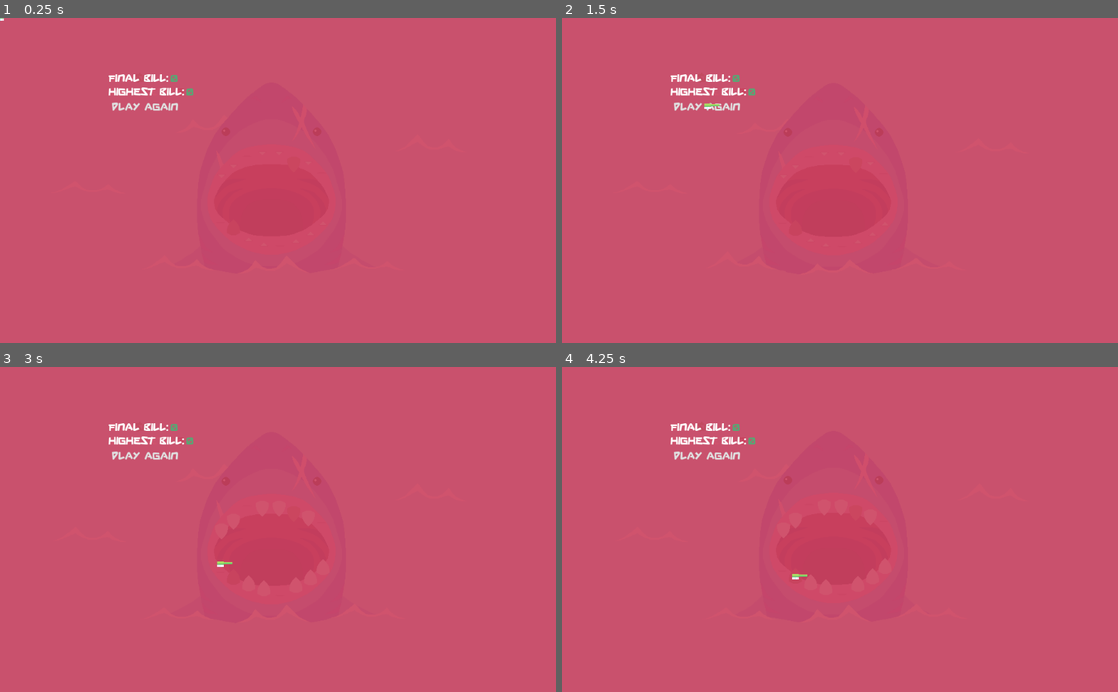
Above: before the commit, frames 1-4 (two rows, left to right).
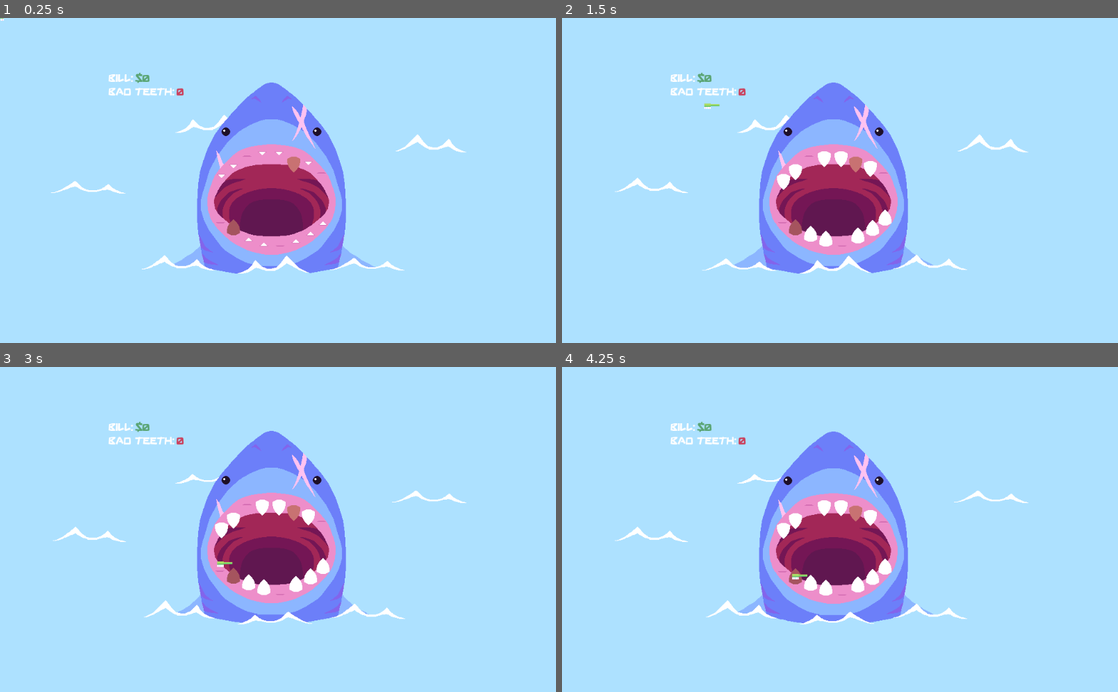
Above: after the commit, the same moments.

Repository: dojeda1/SharkTooth
Game: Godot game, scene res://Scenes/World.tscn
Two runs of this game, one before a commit and one after it. Both use one fixed random seed, a clock stepped at 60 frames per second and the inputs below.
Inputs (mouse positions are in pixels of both pictures, inside the frame that each line leads up to):
- Up to frame 1 (0.25 s): no input
- Up to frame 2 (1.5 s): click (706, 105) at 0.5 s, where only the run before the commit has a clickable "Play Again"; click (706, 105) at 1.25 s, where only the run before the commit has a clickable "Play Again"
- Up to frame 3 (3 s): click (144, 454) at 2 s, where only the run before the commit has a clickable "Play Again"; move the mouse to (222, 565) at 2.77 s; click (222, 565) at 2.85 s
- Up to frame 4 (4.25 s): move the mouse to (795, 575) at 3.52 s; click (795, 575) at 3.6 s

The runs differ from the first frame. In frame 1, 100% of the frame differs, in the area x 0-100%, y 0-100%; in frame 2, 100%; in frame 3, 100%; in frame 4, 100%.

Commit message:
added sparkle.

Diff:
--- a/Scenes/Tooth.tscn
+++ b/Scenes/Tooth.tscn
@@ -11,6 +11,7 @@
 [ext_resource path="res://SFX/Sounds/thud.wav" type="AudioStream" id=9]
 [ext_resource path="res://SFX/Sounds/cash-register-kaching-sound-effect-125042.mp3" type="AudioStream" id=10]
 [ext_resource path="res://SFX/Sounds/cartoon_wink_magic_sparkle-6896.mp3" type="AudioStream" id=11]
+[ext_resource path="res://VFX/Sprites/sparkle-Sheet.png" type="Texture" id=12]
 
 [sub_resource type="CapsuleShape2D" id=1]
 radius = 14.0
@@ -234,6 +235,51 @@
 "values": [ Vector2( -1, 0 ), Vector2( 1, 0 ) ]
 }
 
+[sub_resource type="Animation" id=13]
+resource_name = "idle"
+tracks/0/type = "value"
+tracks/0/path = NodePath("../SparkleSprite:frame")
+tracks/0/interp = 1
+tracks/0/loop_wrap = true
+tracks/0/imported = false
+tracks/0/enabled = true
+tracks/0/keys = {
+"times": PoolRealArray( 0 ),
+"transitions": PoolRealArray( 1 ),
+"update": 1,
+"values": [ 0 ]
+}
+
+[sub_resource type="Animation" id=14]
+resource_name = "sparkle"
+length = 0.4
+tracks/0/type = "value"
+tracks/0/path = NodePath("../SparkleSprite:frame")
+tracks/0/interp = 1
+tracks/0/loop_wrap = true
+tracks/0/imported = false
+tracks/0/enabled = true
+tracks/0/keys = {
+"times": PoolRealArray( 0, 0.1, 0.2, 0.3 ),
+"transitions": PoolRealArray( 1, 1, 1, 1 ),
+"update": 1,
+"values": [ 1, 2, 3, 0 ]
+}
+tracks/1/type = "method"
+tracks/1/path = NodePath("..")
+tracks/1/interp = 1
+tracks/1/loop_wrap = true
+tracks/1/imported = false
+tracks/1/enabled = true
+tracks/1/keys = {
+"times": PoolRealArray( 0.4 ),
+"transitions": PoolRealArray( 1 ),
+"values": [ {
+"args": [  ],
+"method": "sparkle_idle"
+} ]
+}
+
 [node name="Tooth" type="Area2D" groups=["tooth"]]
 script = ExtResource( 2 )
 
@@ -241,7 +287,12 @@
 texture = ExtResource( 1 )
 offset = Vector2( 0, -18 )
 hframes = 15
-frame = 11
+frame = 4
+
+[node name="SparkleSprite" type="Sprite" parent="."]
+position = Vector2( -8, -8 )
+texture = ExtResource( 12 )
+hframes = 4
 
 [node name="CollisionShape2D" type="CollisionShape2D" parent="."]
 shape = SubResource( 1 )
@@ -263,10 +314,17 @@
 anims/wiggle_large = SubResource( 12 )
 anims/wiggle_small = SubResource( 11 )
 
+[node name="SparkleAnimationPlayer" type="AnimationPlayer" parent="."]
+unique_name_in_owner = true
+root_node = NodePath("../AnimationPlayer")
+anims/idle = SubResource( 13 )
+anims/sparkle = SubResource( 14 )
+
 [node name="Timers" type="Node" parent="."]
 
 [node name="RotTimer" type="Timer" parent="Timers"]
 unique_name_in_owner = true
+wait_time = 5.0
 
 [node name="BrushTimer" type="Timer" parent="Timers"]
 unique_name_in_owner = true
--- a/Scenes/World.tscn
+++ b/Scenes/World.tscn
@@ -70,6 +70,7 @@
 
 [node name="MenuControl" type="Control" parent="CanvasLayer"]
 unique_name_in_owner = true
+visible = false
 anchor_right = 1.0
 anchor_bottom = 1.0
 __meta__ = {
--- a/Scripts/Tooth.gd
+++ b/Scripts/Tooth.gd
@@ -13,6 +13,7 @@
 
 onready var ap = $"%AnimationPlayer"
 onready var wiggle_ap = $"%WiggleAnimationPlayer"
+onready var sparkle_ap = $"SparkleAnimationPlayer"
 onready var init_rot_timer = $"%InitRotTimer"
 onready var rot_timer = $"%RotTimer"
 onready var brush_timer = $"%BrushTimer"
@@ -32,6 +33,7 @@
 # Called when the node enters the scene tree for the first time.
 func _ready():
   ap.play(state)
+  sparkle_idle()
   if hidden:
     self.visible = false
   if state != 'empty':
@@ -99,6 +101,12 @@
   State.add_bad_teeth(-1)
 #  State.add_points(500)
   ap.play("remove")
+
+func sparkle_idle():
+  sparkle_ap.play("idle")
+
+func sparkle():
+  sparkle_ap.play("sparkle")
 
 func attempt_clean():
     if !is_dead:
@@ -192,6 +200,7 @@
     State.add_points(100)
     play_coin_sfx()
     play_sparkle_sfx()
+    sparkle()
     idle()
 
 func play_brush_sfx():
Not shown: 1 places in Scenes/Tooth.tscn that only renumber resources
Binary file added: VFX/Sprites/sparkle-Sheet.png
Not shown, added: VFX/Sprites/sparkle-Sheet.png.import
